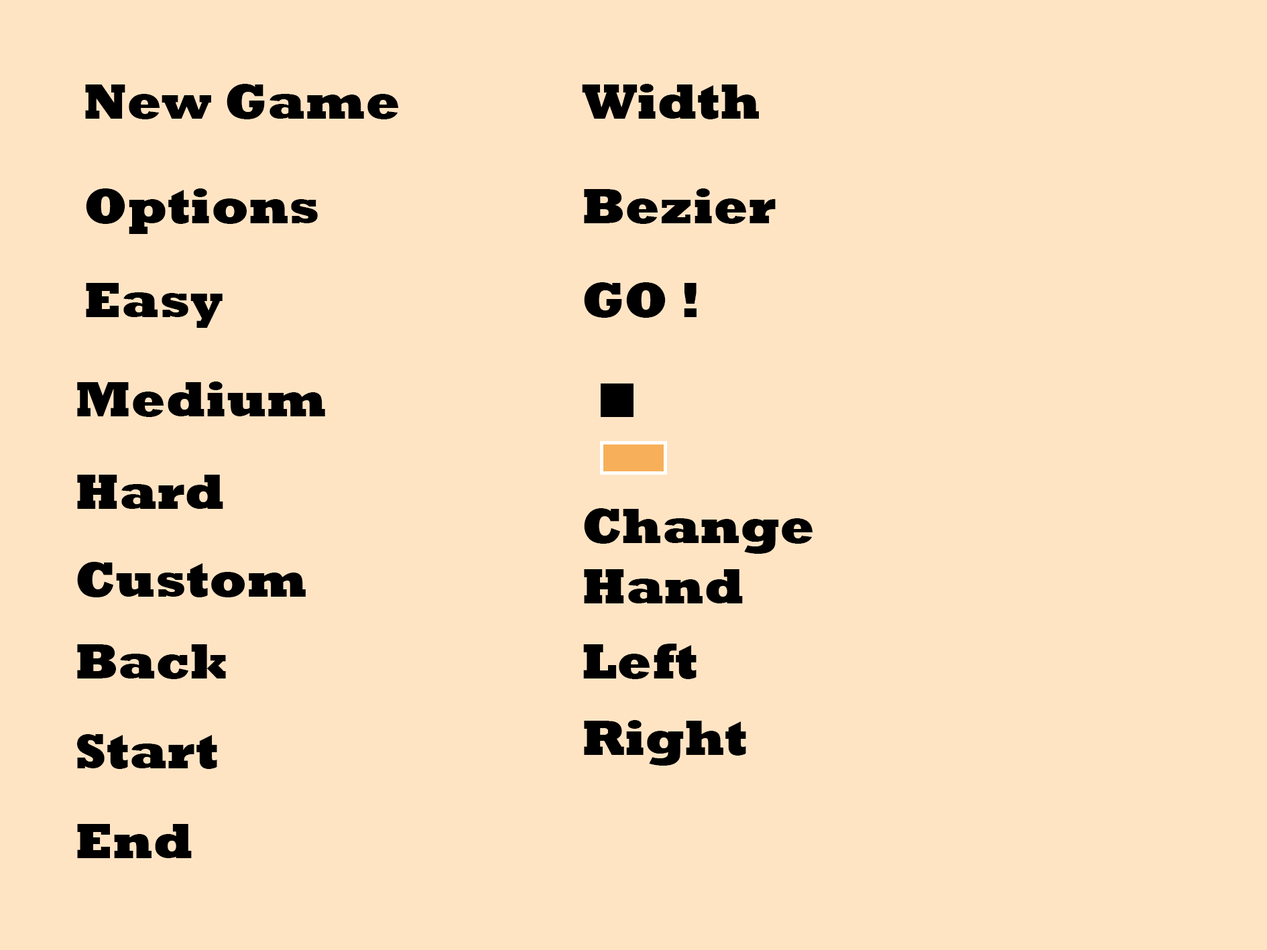
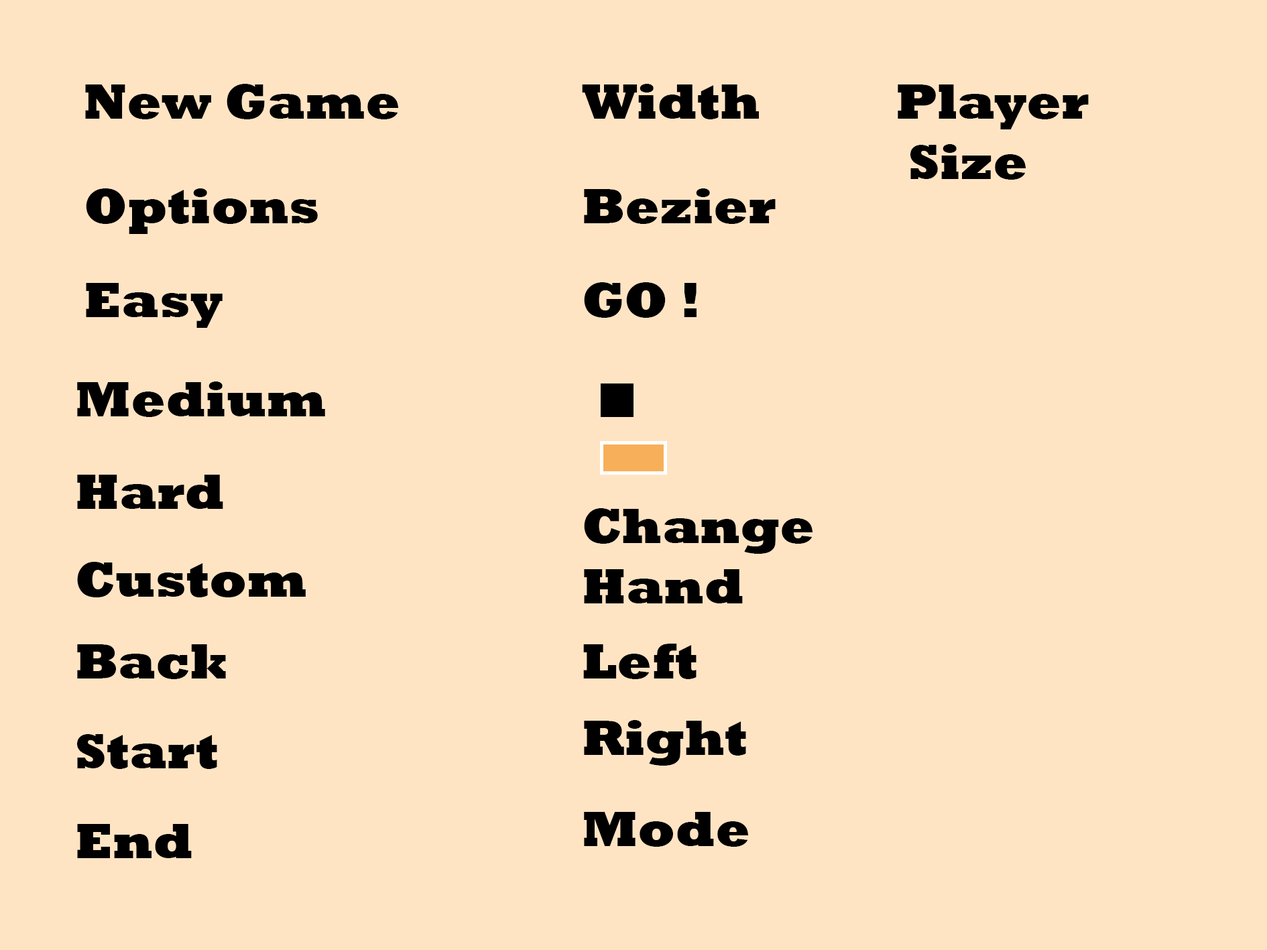
Two versions of the same layered image (w=1267, h=950). Layer-by-layer changes:
added layer "Player Size" above "Mode" over [897, 84, 1089, 180]
added layer "Mode" above "Right" over [583, 811, 749, 847]
